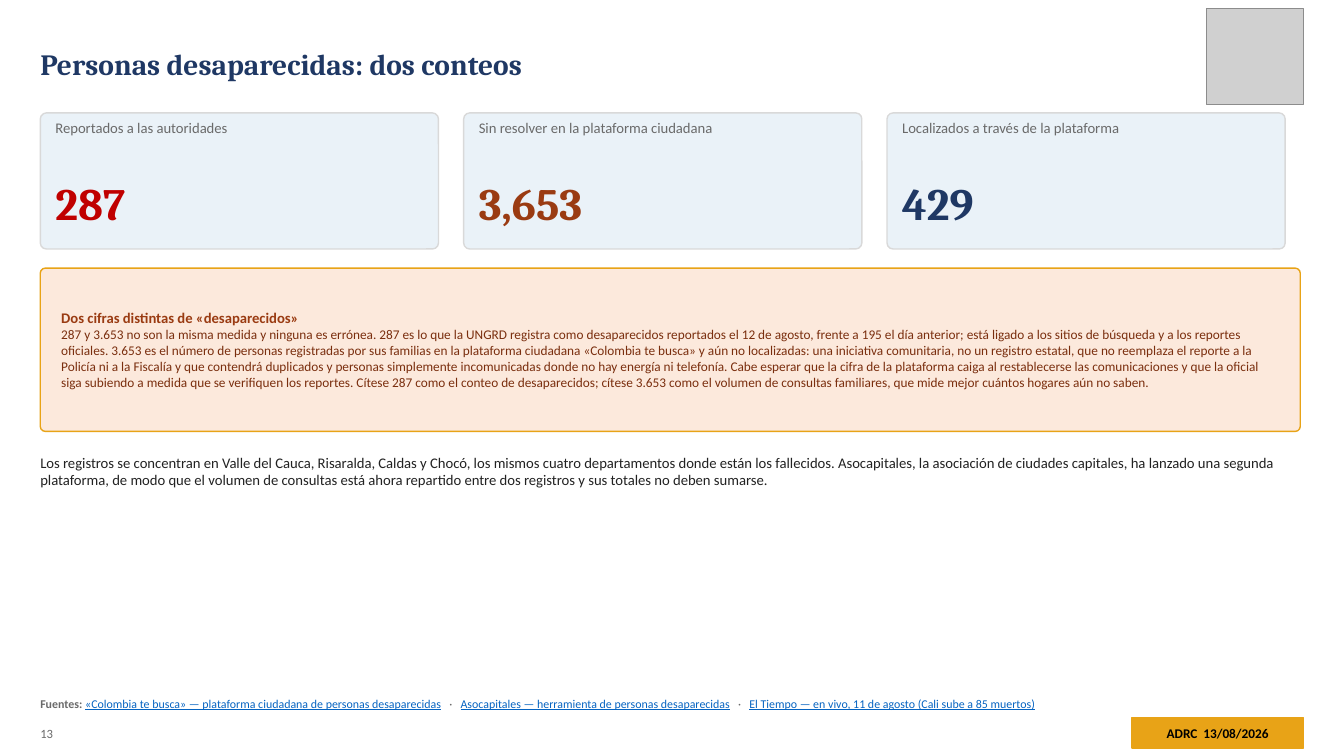
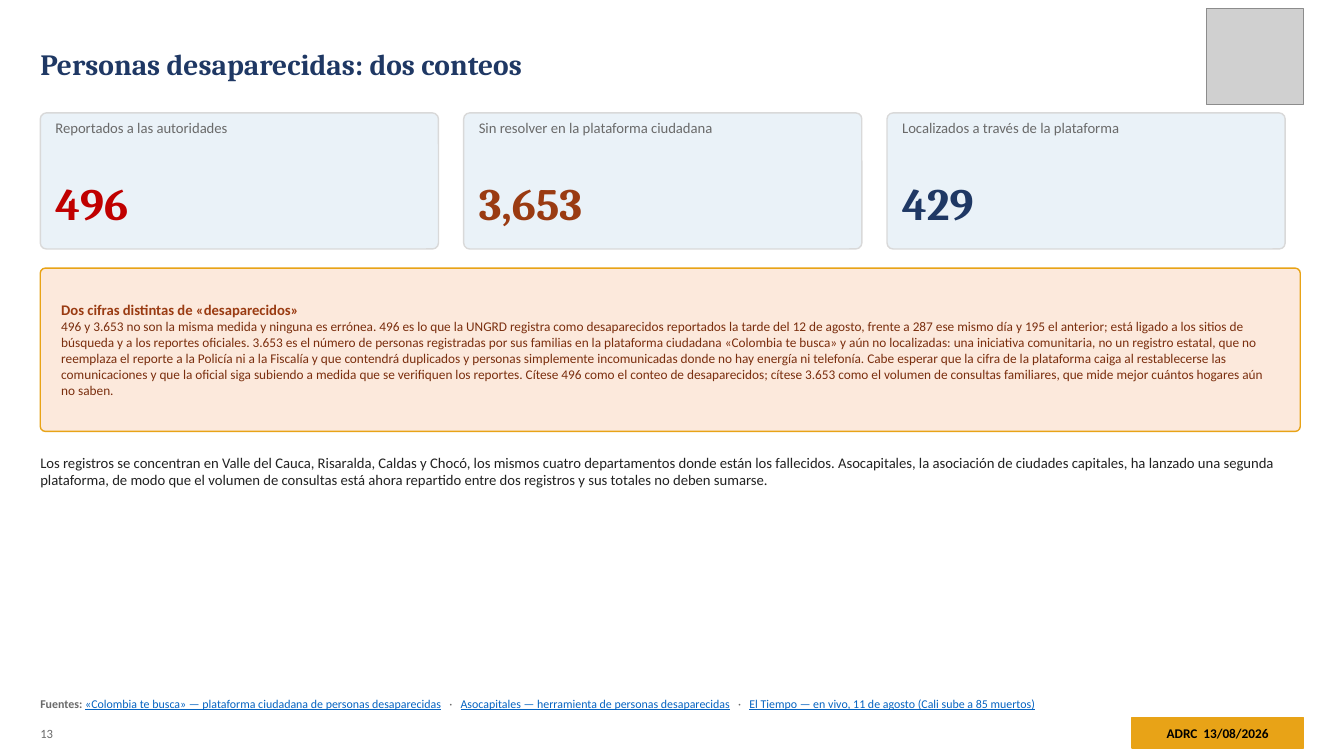
Before and after one commit to kochobi-max/whatsmap, a slide deck: slide 13 of reports/colombia_eq_20260810/output/ADRC_EQ_COL_Choco_20260810_ES.pptx. Drawn at 1344x756 pixels with LibreOffice and Linux fonts; fonts in the diff are those of the drawing; grey boxes stand for pictures. Boxes give left, top, right and bottom in pixels: in the first picture for what was removed or moved away, otherwise in the second. Text is boxed around its words. In the diff, an @@ line names an element or a change of style, - is before the commit and + after.

```diff
--- a/reports/colombia_eq_20260810/output/ADRC_EQ_COL_Choco_20260810_ES.pptx
+++ b/reports/colombia_eq_20260810/output/ADRC_EQ_COL_Choco_20260810_ES.pptx
@@ text at [55,189,128,221]: text changed @@
-287
+496
@@ text at [61,304,1262,395]: text changed @@
-Dos cifras distintas de «desaparecidos»
-287 y 3.653 no son la misma medida y ninguna es errónea. 287 es lo que la UNGRD registra como desaparecidos reportados el 12 de agosto, frente a 195 el día anterior; está ligado a los sitios de búsqueda y a los reportes oficiales. 3.653 es el número de personas registradas por sus familias en la plataforma ciudadana «Colombia te busca» y aún no localizadas: una iniciativa comunitaria, no un registro estatal, que no reemplaza el reporte a la Policía ni a la Fiscalía y que contendrá duplicados y personas simplemente incomunicadas donde no hay energía ni telefonía. Cabe esperar que la cifra de la plataforma caiga al restablecerse las comunicaciones y que la oficial siga subiendo a medida que se verifiquen los reportes. Cítese 287 como el conteo de desaparecidos; cítese 3.653 como el volumen de consultas familiares, que mide mejor cuántos hogares aún no saben.
+Dos cifras distintas de «desaparecidos»
+496 y 3.653 no son la misma medida y ninguna es errónea. 496 es lo que la UNGRD registra como desaparecidos reportados la tarde del 12 de agosto, frente a 287 ese mismo día y 195 el anterior; está ligado a los sitios de búsqueda y a los reportes oficiales. 3.653 es el número de personas registradas por sus familias en la plataforma ciudadana «Colombia te busca» y aún no localizadas: una iniciativa comunitaria, no un registro estatal, que no reemplaza el reporte a la Policía ni a la Fiscalía y que contendrá duplicados y personas simplemente incomunicadas donde no hay energía ni telefonía. Cabe esperar que la cifra de la plataforma caiga al restablecerse las comunicaciones y que la oficial siga subiendo a medida que se verifiquen los reportes. Cítese 496 como el conteo de desaparecidos; cítese 3.653 como el volumen de consultas familiares, que mide mejor cuántos hogares aún no saben.
```
Also in this commit, not shown: 12 other slides changed, 7 other files.
